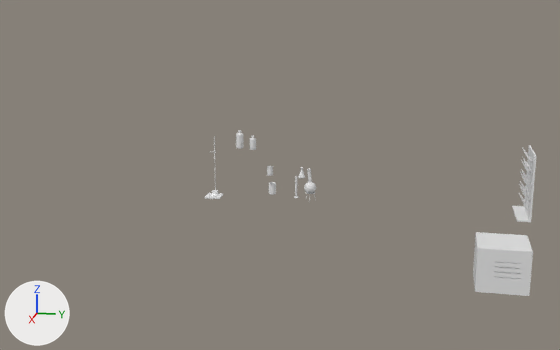
The glTF model assets/equipment.glb, before and after one commit.
One viewpoint serves both versions: a 50 mm camera at (10.96, 1.36, 3.83) aimed at (0.52, -0.72, 1.22). The axes (+X, +Y, +Z) are drawn at lower left. The lights are the same throughout. Where no turn or scale is listed for an object, it has been applied to the vertices.

The scene before the commit, as lines of its bpy script (objects in view):
```python
me_cube_006 = bpy.data.meshes.new('Cube.006')
me_cube_006.from_pydata(...)  # 16 vertices, 28 faces; spans x 1.623..2.233, y 2.335..2.487, z 1.241..2.003
me_cube_041 = bpy.data.meshes.new('Cube.041')
me_cube_041.from_pydata(...)  # 416 vertices, 816 faces; spans x 2.822..3.352, y 1.854..2.384, z 0.809..1.275
ob_autoclave = bpy.data.objects.new('Autoclave', me_cube_041)
ob_autoclave.location = (0.0, 0.0, 0.0)
ob_pegboard = bpy.data.objects.new('Pegboard', me_cube_006)
ob_pegboard.location = (0.0, 0.0, 0.0)
```
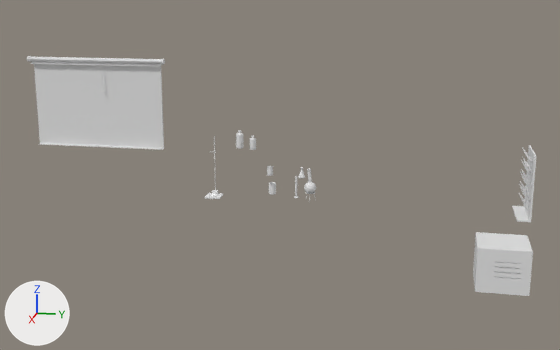
Pixel boxes (x1, y1, x2, y2) of what changed, in the pictures (560 x 350 px):
```json
{"object": "WhiteBoard", "change": "added", "after": [34, 64, 164, 150]}
{"object": "Projector Screen", "change": "added", "after": [27, 56, 165, 93]}
```

Edits to the scene script, one JSON object a line:
```json
{"op": "add", "block": "me_cube_046", "code": ["me_cube_046 = bpy.data.meshes.new('Cube.046')", "me_cube_046.from_pydata(...)  # 16 vertices, 28 faces; spans x -2.16..-2.06, y -5.82..-3.4, z 0.94..2.48"]}
{"op": "add", "block": "me_cylinder_016", "code": ["me_cylinder_016 = bpy.data.meshes.new('Cylinder.016')", "me_cylinder_016.from_pydata(...)  # 706 vertices, 1404 faces; spans x -2.14..-2.03, y -5.91..-3.32, z 1.94..2.57"]}
{"op": "add", "block": "ob_whiteboard", "code": ["ob_whiteboard = bpy.data.objects.new('WhiteBoard', me_cube_046)", "ob_whiteboard.location = (0.0, 0.0, 0.0)"]}
{"op": "add", "block": "ob_projector_screen", "code": ["ob_projector_screen = bpy.data.objects.new('Projector Screen', me_cylinder_016)", "ob_projector_screen.location = (0.0, 0.0, 0.0)"]}
```
